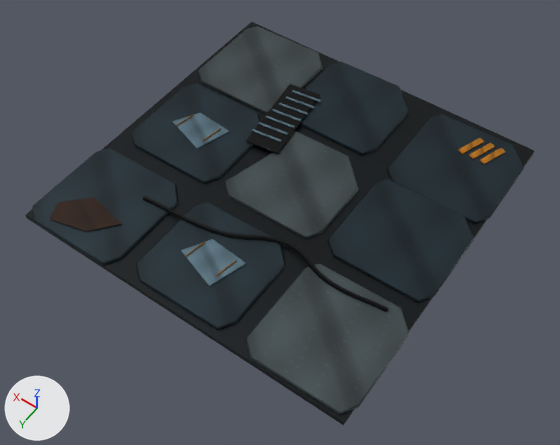
An edit to the FBX model Assets/_Game/Content/ConceptFidelityV2/Models/Deck_V2_1.fbx, drawn before and after from the same camera.
Both versions are drawn from a 50 mm lens placed at (-4.77, 6.91, 9.65), pointed at (-0.2, 0.52, -0.39). Lighting does not change. The marker at lower left points along +X, +Y and +Z. The first picture is the older version.

The scene before the commit, as lines of its bpy script (objects in view):
```python
me_base_structural_deck_001 = bpy.data.meshes.new('Base structural deck.001')
me_base_structural_deck_001.from_pydata(...)  # 1006 vertices, 1888 faces; spans x -3.04..3.01, y -3.01..3.02, z -0.08..0.13
me_base_structural_deck_001.materials.append(mat_fidelity_industrialatlas)
ob_deck_v2_1 = bpy.data.objects.new('Deck_V2_1', me_base_structural_deck_001)
ob_deck_v2_1.location = (0.0, 0.0, 0.0)
```
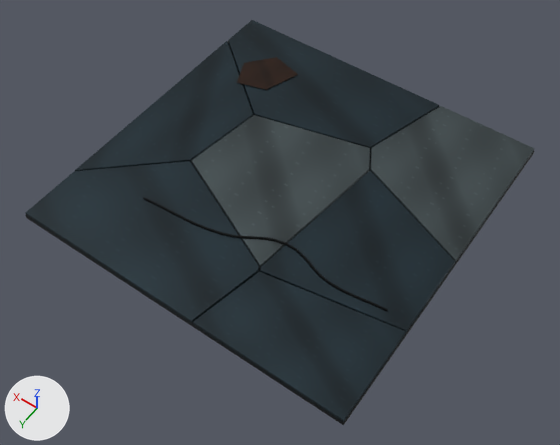
Diff of the bpy script that builds the scene:
```diff
--- a/Assets/_Game/Content/ConceptFidelityV2/Models/Deck_V2_1.fbx.py
+++ b/Assets/_Game/Content/ConceptFidelityV2/Models/Deck_V2_1.fbx.py
@@ me_base_structural_deck_001 @@
 # used by ob_deck_v2_1; location = (0.0, 0.0, 0.0)
-me_base_structural_deck_001.from_pydata(...)  # 1006 vertices, 1888 faces; spans x -3.04..3.01, y -3.01..3.02, z -0.08..0.13
+me_base_structural_deck_001.from_pydata(...)  # 388 vertices, 728 faces; spans x -3.0..3.0, y -3.0..3.0, z -0.08..0.1
+# me_base_structural_deck_001 part 1: the loose piece of 46 vertices spanning x -3.04..-1.21, y 1.05..2.96, z -0.01..0.06 is rebuilt with 24 vertices and now spans x -2.99..-0.44, y 1.36..2.99, z -0.01..0.06
+# me_base_structural_deck_001 part 2: the loose piece of 46 vertices spanning x -3.03..-1.18, y -2.86..-0.95, z -0.01..0.06 is rebuilt with 30 vertices and now spans x -2.99..-0.73, y -2.99..-0.14, z -0.01..0.06
+# me_base_structural_deck_001 part 3: the loose piece of 46 vertices spanning x -3.02..-1.19, y -1.0..0.84, z -0.01..0.06 is rebuilt with 30 vertices and now spans x -2.99..-0.66, y -0.95..1.73, z -0.01..0.06
+# me_base_structural_deck_001 part 4: the loose piece of 46 vertices spanning x -0.94..0.91, y 1.1..2.9, z -0.01..0.06 is rebuilt with 36 vertices and now spans x -0.67..2.99, y 0.62..2.99, z -0.01..0.06
+# me_base_structural_deck_001 part 5: the loose piece of 46 vertices spanning x -0.81..1.01, y -3.01..-1.17, z -0.01..0.06 is rebuilt with 30 vertices and now spans x -1.18..2.99, y -2.99..-0.9, z -0.01..0.06
+# me_base_structural_deck_001 part 6: the loose piece of 46 vertices spanning x -1.04..0.83, y -1.02..0.84, z -0.01..0.06 is rebuilt with 30 vertices and now spans x -0.96..1.56, y -1.38..1.65, z -0.01..0.06
+# me_base_structural_deck_001 part 7: the loose piece of 46 vertices spanning x 0.95..2.83, y -0.97..0.88, z -0.01..0.06 is rebuilt with 24 vertices and now spans x 1.37..2.99, y -2.21..1.89, z -0.01..0.06
+# me_base_structural_deck_001 part 8: 18 loose pieces with 418 vertices, spanning x -2.63..2.7, y -2.65..2.87, z 0.07..0.13, are deleted
+# me_base_structural_deck_001 part 9: 6 vertices moved within x -2.27..-1.82, y 1.25..1.33, z 0.05; 190 vertices removed from x -2.6..3.01, y 1.06..3.02, z -0.01..0.12; 144 vertices added at x -2.6..1.65, y 1.08..1.7, z 0.05..0.1
+# me_base_structural_deck_001 part 10: 46 vertices removed from x 1.08..2.91, y -2.94..-1.03, z -0.01..0.06; 10 vertices added at x 1.32..2.32, y -2.34..-1.35, z 0.08
 me_base_structural_deck_001.materials.append(mat_fidelity_industrialatlas)
```

Location of each change, (x1, y1, x2, y2) in pixels of the pictures (560 x 445 px; the box of a moved part takes in the faces that stretch with it):
'Deck_V2_1', reshaped
    before: (25, 22, 534, 425)
    after: (25, 20, 534, 425)
part 1 of me_base_structural_deck_001, rebuilt (30% wider)
    before: (246, 264, 409, 415)
    after: (193, 272, 406, 422)
part 2 of me_base_structural_deck_001, rebuilt (20% wider, 41% taller)
    before: (387, 114, 524, 224)
    after: (370, 106, 534, 262)
part 3 of me_base_structural_deck_001, rebuilt (33% wider, 31% taller)
    before: (328, 179, 474, 302)
    after: (260, 171, 455, 332)
part 4 of me_base_structural_deck_001, rebuilt (56% wider, 26% taller)
    before: (136, 202, 285, 330)
    after: (26, 161, 259, 323)
part 5 of me_base_structural_deck_001, rebuilt
    before: (299, 62, 409, 155)
    after: (228, 20, 440, 149)
part 6 of me_base_structural_deck_001, rebuilt (33% wider, 40% taller)
    before: (225, 131, 359, 239)
    after: (191, 115, 370, 267)
part 7 of me_base_structural_deck_001, rebuilt (39% wider, 30% taller)
    before: (132, 84, 260, 184)
    after: (75, 41, 253, 171)
part 8 of me_base_structural_deck_001, deleted
    before: (50, 84, 506, 286)
part 9 of me_base_structural_deck_001, moved or reshaped
    before: (32, 148, 389, 312)
    after: (143, 197, 388, 311)
part 10 of me_base_structural_deck_001, built on
    before: (198, 26, 323, 114)
    after: (237, 57, 298, 90)
